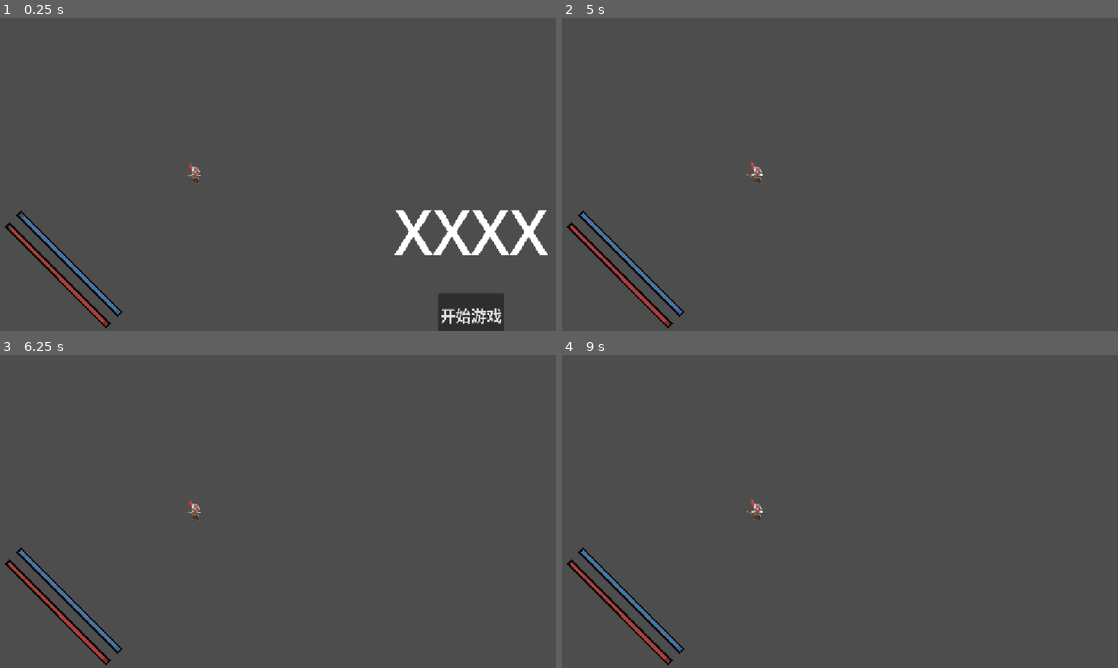
Above: before the commit, frames 1-4 (two rows, left to right).
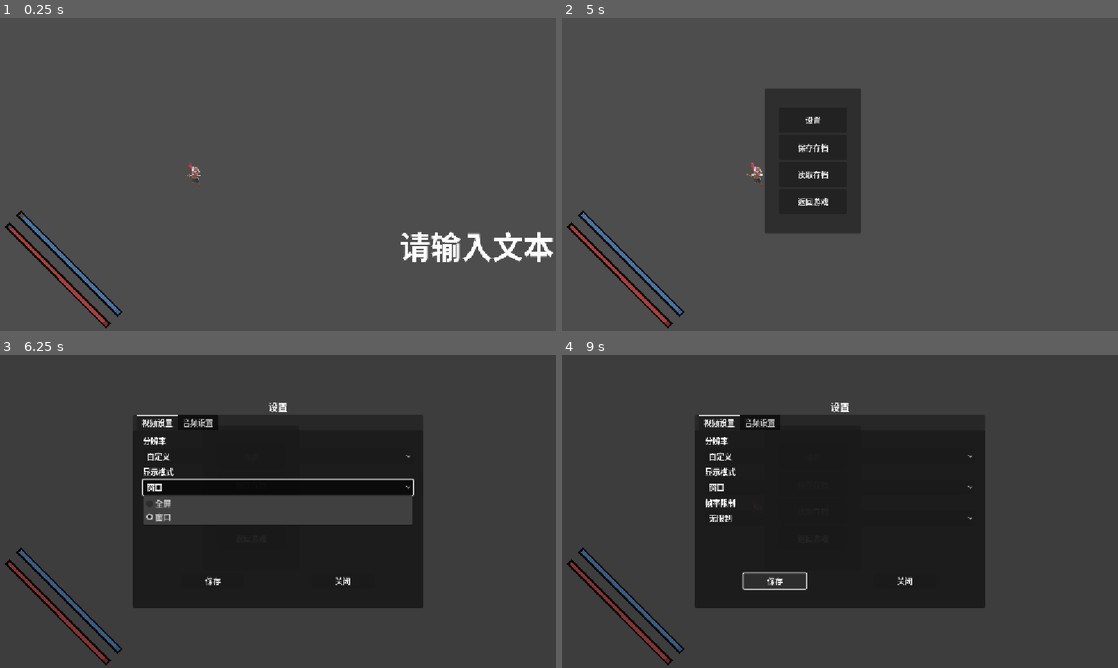
Above: after the commit, the same moments.

Repository: soufih/Dodot_Demo
Game: Godot game, scene res://UI/Loading_screen/loading_screen.tscn
The game is run twice, just before and just after one commit, with the same random seed, the same clock (stepped at 60 frames per second) and the same inputs. This scene is started directly instead of the project's main scene.
Inputs (mouse positions are in pixels of both pictures, inside the frame that each line leads up to):
- Up to frame 1 (0.25 s): no input
- Up to frame 2 (5 s): click (1034, 312) at 0.5 s, where only the run before the commit has a clickable "设置"; tap Enter at 1.25, 2.75, 4.25 s; move the mouse to (962, 158) at 1.27 s; hold D (MoveRight) 1.28-2 s; tap J (Attack) at 1.35 s; click (962, 158) at 1.42 s; tap W (Jump) at 1.52, 4.52 s; tap Space at 2, 3.5 s; drag from (728, 190) to (812, 237) at 2.02 s; move the mouse to (895, 105) at 2.77 s; hold A (MoveLeft) 2.78-3.5 s; hold Shift 2.78-3.5 s; drag from (812, 237) to (673, 127) at 3.52 s; move the mouse to (1006, 221) at 4.27 s; hold D (MoveRight) from 4.28 s (still down); tap Z at 4.35 s; tap Escape (ui_cancel) at 4.9 s
- Up to frame 3 (6.25 s): release D (MoveRight) at 5 s; click (250, 458) at 5 s, where only the run after the commit has a clickable "设置"; click (250, 483) at 5.75 s, where only the run after the commit has a clickable "保存存档"
- Up to frame 4 (9 s): click (812, 511) at 6.5 s, where only the run after the commit has a clickable "读取存档"; click (812, 539) at 7.25 s, where only the run after the commit has a clickable "返回游戏"; click (840, 455) at 8 s, where only the run after the commit has a clickable "自定义"; click (773, 580) at 8.75 s, where only the run after the commit has a clickable "保存"

The runs differ from the first frame. In frame 1, 3.5% of the frame differs, in the area x 70-100%, y 61-100%; in frame 2, 7.8%; in frame 3, 28%; in frame 4, 33%, in the area x 1-77%, y 15-99%.
Error before the commit: Attempt to call function 'get_line' in base 'null instance' on a null instance. (res://Script/System/LevelGenerator.gd:57)
Error after the commit: Attempt to call function 'get_line' in base 'null instance' on a null instance. (res://Script/System/LevelGenerator.gd:58)

Commit message:
场景加载

Diff:
--- a/Scene/Hero/Hero.tscn
+++ b/Scene/Hero/Hero.tscn
@@ -466,6 +466,7 @@
 
 [node name="ActiveZone" type="Area2D" parent="."]
 visible = false
+position = Vector2(176, -4)
 collision_layer = 0
 collision_mask = 2
 script = ExtResource("13_8l1ja")
--- a/Script/DataAccess/DataLoader.gd
+++ b/Script/DataAccess/DataLoader.gd
@@ -2,12 +2,15 @@
 
 var gravity = ProjectSettings.get_setting("physics/2d/default_gravity")
 var HERO
+
+
 
 func _ready() -> void:
 	ResourceManager.load_item_catalog()
 	WeaponManager.load_weapon()
 	EnemyManager.load_enemy()
 	LevelGenerator.prepare_generating()
+
 
 	HERO = preload("res://Scene/Hero/Hero.tscn").instantiate()
 
--- a/Script/System/LevelGenerator.gd
+++ b/Script/System/LevelGenerator.gd
@@ -4,13 +4,14 @@
 var ReferLevelTemplateLog:LevelTemplateLog
 
 var Startpoint:Vector2i
-
+var RoomLoadThreads:Thread = Thread.new()
 
 #房间数据初始化
 func prepare_generating():
 	randomize()
 	load_level_room_log()
 	load_level_template_log()
+	create_threads()
 
 #生成关卡
 func generate_level(level: int):
@@ -72,11 +73,17 @@
 
 		if Candidate.size() == 0:
 			break
-		#从候选房间中随机挑选一个
+		# #从候选房间中随机挑选一个
 		var result = load(Candidate[randi()%Candidate.size()]) as PackedScene #从候选房间中随机挑选一个
-
 		var Index:int = Target[3]
-		SelectedRooms.append([result, Index, Target[1]]) #保存房间信息和它的相当位置信息
+		var entrance:String = Target[1]
+
+		SelectedRooms.append([result, Index, Target[1]]) #保存房间信息和它的相对位置信息
+
+		# var result:String = Candidate[randi()%Candidate.size()]
+		# if !RoomLoadThreads.is_alive():
+		# 	RoomLoadThreads.start(load_rooms.bind(SelectedRooms, Index, entrance, result))
+		# RoomLoadThreads.wait_to_finish()
 
 	return SelectedRooms
 
@@ -192,3 +199,21 @@
 	var player:BaseCharacter = DataLoader.HERO
 	player.global_position = Startpoint
 	print("Done! Generate Player")
+
+##销毁关卡
+func destroy_level():
+	var Rooms = self.get_children()
+	for room in Rooms:
+		room.queue_free()
+	print("Done! Destroy Level")
+
+##创建线程
+func create_threads():
+	var processors:int = OS.get_processor_count()
+	# for i in range(processors-1):
+	# 	RoomLoadThreads.append(Thread.new())
+
+##线程化加载房间
+func load_rooms(rooms:Array, index:int, entrance:String, room:String):
+	var room_scene =  load(room) as PackedScene
+	rooms.append([room_scene, index, entrance])
--- /dev/null
+++ b/Script/System/SceneLoader.gd
@@ -0,0 +1,8 @@
+extends Node
+
+##加载下一个场景
+func load_next_scene(next_scene_path: String) -> void:
+    var next_scene: PackedScene = load(next_scene_path)
+    var original_scene: Node2D= get_tree().current_scene
+    get_tree().change_scene_to_packed(next_scene)
+    original_scene.queue_free()
--- a/Script/System/UIManager.gd
+++ b/Script/System/UIManager.gd
@@ -3,17 +3,25 @@
 var UIStack: Array[BaseUI] = []
 var tmp_slot:TmpSlot
 var UILayer: CanvasLayer
+var is_paused: bool = false
+
+var setting_panel_instance: BaseUI= null
+
 
 func _ready() -> void:
 	load_ui_layer_config()
+
+
 	load_ui("uid://dg5jscvs3feh3") #装备栏UI
 	load_ui("uid://1s1kttvb6l7w") #物品栏UI
-
+	load_ui("uid://cyy1mus77qou1")#暂停菜单UI
+	setting_panel_instance = load_ui("uid://di38xxftqwhae") ##加载设置面板
 
 ##加载UI层配置
 func load_ui_layer_config():
 	var TmpSlotLayer = CanvasLayer.new()
 	UILayer = CanvasLayer.new()
+
 
 	add_child(TmpSlotLayer)
 	add_child(UILayer)
@@ -41,7 +49,7 @@
 	if event.is_action_pressed("ui_cancel"):
 		ui_cancel()
 
-	if event.is_action_pressed("OpenBackpack"):
+	if event.is_action_pressed("OpenBackpack")&& !is_paused:
 		ui_open_backpack()
 
 ##UIStack新增元素时调用
@@ -69,14 +77,17 @@
 func ui_cancel():
 	if UIStack.size() > 0:
 		var top_ui: BaseUI = UIStack[UIStack.size() - 1]
-		if top_ui.has_method("ui_close"):
-			top_ui.hide()
+		top_ui.hide()
 	else: #栈为空时打开暂停菜单
 		open_pause_menu()
 
 ##打开暂停菜单
 func open_pause_menu():
-	print("Open Pause Menu")
+	var pause_menu = UILayer.get_node("menu_ui") as BaseUI
+	if pause_menu:
+		pause_menu.visible = !pause_menu.visible
+		is_paused = pause_menu.visible
+
 
 ##打开/关闭背包
 func ui_open_backpack():
--- a/Script/UI_Script/Mainmenu.gd
+++ b/Script/UI_Script/Mainmenu.gd
@@ -4,13 +4,12 @@
 @onready var setting_button = $ButtonContainer/setting
 @onready var quit_button = $ButtonContainer/quit
 
-
 func _ready() -> void:
 	begin()
 	start_button.pressed.connect(on_start_pressed)
 	setting_button.pressed.connect(on_setting_pressed)
 	quit_button.pressed.connect(on_quit_pressed)
-	pass
+
 
 func on_start_pressed():
 	SceneLoader.next_scene = "res://Scene/MainScene/MainScene.tscn"
@@ -18,7 +17,7 @@
 #跳转游戏界面
 
 func on_setting_pressed():
-	get_tree().change_scene_to_packed(preload("res://UI/MainScene_UI/setting_panel.tscn"))
+	UIManager.setting_panel_instance.show()
 
 func on_quit_pressed():
 	get_tree().quit()
--- a/Script/UI_Script/SceneLoader.gd
+++ /dev/null
@@ -1,8 +0,0 @@
-extends Node
-
-
-var loading_scene = preload("res://UI/Loading_screen/loading_screen.tscn")
-#运行加载界面
-
-var next_scene : String = "res://UI/MainScene_UI/Mainmenu.tscn"
-#属性：下一个界面，默认为主界面
--- a/Script/UI_Script/loading_screen.gd
+++ b/Script/UI_Script/loading_screen.gd
@@ -2,16 +2,16 @@
 
 func _ready() -> void:
 	begin()
-	ResourceLoader.load_threaded_request(SceneLoader.next_scene)
+	#ResourceLoader.load_threaded_request()
 #加载资源
 
 func _process(_delta: float) -> void:
 	var progress = []
-	ResourceLoader.load_threaded_get_status(SceneLoader.next_scene,progress)
+	#ResourceLoader.load_threaded_get_status()
 	$ProgressBar.value = progress[0] * 100
 	$progress_number_Lb.text = str(progress[0] * 100)+"%"
 
-	if progress[0] == 1:
-		var packed_scene = ResourceLoader.load_threaded_get(SceneLoader.next_scene)
-		get_tree().change_scene_to_packed(packed_scene)
+	#if progress[0] == 1:
+		#var packed_scene = ResourceLoader.load_threaded_get()
+		#get_tree().change_scene_to_packed(packed_scene)
 #	加载完成后跳转下一个界面
--- a/Script/UI_Script/menu_ui.gd
+++ b/Script/UI_Script/menu_ui.gd
@@ -1,32 +1,26 @@
-extends Control
+extends BaseUI
 
-var setting_panel_instance: Control = null
-const setting_panel : String = "res://UI/MainScene_UI/setting_panel.tscn"
+var save_panel_instance: BaseUI = null
+var load_panel_instance: BaseUI = null
 
 
+
+func _ready() -> void:
+	begin()
+	# 加载设置场景并实例化
+
+## 设置
 func _on_setting_pressed() -> void:
-	# 防止重复加载（避免多次点击创建多个设置界面）
-	if setting_panel_instance != null:
-		return
+	UIManager.setting_panel_instance.show()
 
-	# 加载设置场景并实例化
-	var setting_scene: PackedScene = preload(setting_panel)
-	setting_panel_instance = setting_scene.instantiate()
+## 保存
+func _on_save_pressed() -> void:
+	save_panel_instance.show()
 
-	# 将设置界面添加到主UI的根节点（或场景树根节点）
-	add_child(setting_panel_instance)
+## 加载
+func _on_load_pressed() -> void:
+	load_panel_instance.show()
 
-	# 隐藏设置按钮
-	$PanelContainer.visible = false
-
-
-func _on_save_pressed() -> void:
-	pass # Replace with function body.
-
-
-func _on_load_pressed() -> void:
-	pass # Replace with function body.
-
-
+## 返回
 func _on_back_pressed() -> void:
-	pass # Replace with function body.
+	hide()
--- a/Script/UI_Script/setting_panel.gd
+++ b/Script/UI_Script/setting_panel.gd
@@ -4,13 +4,48 @@
 @onready var DisplayMode:int
 @onready var Fps:int
 @onready var volume_slider = $"Background/Panel/Tabs/音频设置/MarginContainer/Sound/Main_music_HS"
+@onready var Resolution_OptionButton :	OptionButton = $"Background/Panel/Tabs/视频设置/MarginContainer/Video/Resolution_OptionButton"
+@onready var DisplayMode_OptionButton :	OptionButton = $"Background/Panel/Tabs/视频设置/MarginContainer/Video/DisplayMode_OptionButton"
+@onready var Fps_OptionButton :			OptionButton = $"Background/Panel/Tabs/视频设置/MarginContainer/Video/Fps_OptionButton"
 
 func _ready() -> void:
 	begin()
 
 
-func _process(_delta: float) -> void:
-	pass
+##显示设置面板时获取当前设置值
+func _on_visibility_changed():
+	super._on_visibility_changed()
+	if visible:
+		#获取当前设置值
+		var window_size:Vector2i = DisplayServer.window_get_size()
+		match window_size:
+			Vector2i(2560,1440):
+				Resolution_OptionButton.selected = 0
+			Vector2i(1920,1080):
+				Resolution_OptionButton.selected = 1
+			Vector2i(1280,720):
+				Resolution_OptionButton.selected = 2
+			_:
+				Resolution_OptionButton.selected = 3#默认自定义
+		Resolution = Resolution_OptionButton.selected
+
+		var window_mode = DisplayServer.window_get_mode()
+		match window_mode:
+			DisplayServer.WINDOW_MODE_FULLSCREEN:
+				DisplayMode_OptionButton.selected = 0
+			DisplayServer.WINDOW_MODE_WINDOWED:
+				DisplayMode_OptionButton.selected = 1
+		DisplayMode = DisplayMode_OptionButton.selected
+
+		var max_fps = Engine.max_fps
+		match max_fps:
+			60:
+				Fps_OptionButton.selected = 0
+			120:
+				Fps_OptionButton.selected = 1
+			0:
+				Fps_OptionButton.selected = 2
+		Fps = Fps_OptionButton.selected
 
 
 func _on_resolution_option_button_item_selected(index: int) -> void:
@@ -25,11 +60,13 @@
 	Fps = index
 #获取帧率设置值
 
+##保存设置
 func _on_save_button_pressed() -> void:
 	match Resolution:
 		0:DisplayServer.window_set_size(Vector2(2560,1440))
 		1:DisplayServer.window_set_size(Vector2(1920,1080))
 		2:DisplayServer.window_set_size(Vector2(1280,720))
+		3:pass#自定义分辨率不更改
 	#更新分辨率
 
 	match DisplayMode:
@@ -47,8 +84,9 @@
 	volume_slider.value_changed.connect(_on_volume_changed)
 	#更新音量
 
+##返回
 func _on_back_button_pressed() -> void:
-	get_tree().change_scene_to_packed(preload("res://UI/MainScene_UI/Mainmenu.tscn"))
+	hide()
 
 
 func _on_volume_changed(value: float):
--- a/UI/Loading_screen/loading_screen.tscn
+++ b/UI/Loading_screen/loading_screen.tscn
@@ -16,10 +16,10 @@
 anchors_preset = -1
 anchor_right = 1.0
 anchor_bottom = 1.0
-offset_left = 365.0
-offset_top = 120.0
-offset_right = -390.0
-offset_bottom = -422.0
+offset_left = 390.0
+offset_top = 124.0
+offset_right = -365.0
+offset_bottom = -418.0
 grow_horizontal = 2
 theme_override_font_sizes/font_size = 64
 text = "请输入文本"
@@ -31,10 +31,10 @@
 anchors_preset = -1
 anchor_right = 1.0
 anchor_bottom = 1.0
-offset_left = 492.0
-offset_top = 314.0
-offset_right = -508.0
-offset_bottom = -311.0
+offset_left = 500.0
+offset_top = 584.0
+offset_right = -500.0
+offset_bottom = -41.0
 grow_horizontal = 2
 grow_vertical = 2
 text = "100%"
@@ -46,9 +46,9 @@
 anchors_preset = 15
 anchor_right = 1.0
 anchor_bottom = 1.0
-offset_left = 340.0
-offset_top = 351.0
-offset_right = -359.0
-offset_bottom = -220.0
+offset_left = 17.0
+offset_top = 610.0
+offset_right = -15.0
+offset_bottom = -11.0
 grow_horizontal = 2
 grow_vertical = 2
--- a/UI/MainScene_UI/setting_panel.tscn
+++ b/UI/MainScene_UI/setting_panel.tscn
@@ -74,13 +74,15 @@
 
 [node name="Resolution_OptionButton" type="OptionButton" parent="Background/Panel/Tabs/视频设置/MarginContainer/Video"]
 layout_mode = 2
-item_count = 3
+item_count = 4
 popup/item_0/text = "2k"
 popup/item_0/id = 0
 popup/item_1/text = "1080p"
 popup/item_1/id = 1
 popup/item_2/text = "720p"
 popup/item_2/id = 2
+popup/item_3/text = "自定义"
+popup/item_3/id = 3
 
 [node name="DisplayMode" type="Label" parent="Background/Panel/Tabs/视频设置/MarginContainer/Video"]
 layout_mode = 2
@@ -93,7 +95,7 @@
 popup/item_0/text = "全屏"
 popup/item_0/id = 0
 popup/item_1/text = "窗口"
-popup/item_1/id = 2
+popup/item_1/id = 1
 
 [node name="Fps" type="Label" parent="Background/Panel/Tabs/视频设置/MarginContainer/Video"]
 layout_mode = 2
--- a/UI/Menu_ui/menu_ui.tscn
+++ b/UI/Menu_ui/menu_ui.tscn
@@ -2,7 +2,7 @@
 
 [ext_resource type="Script" uid="uid://1hivnbrfupgu" path="res://Script/UI_Script/menu_ui.gd" id="1_bmej7"]
 
-[node name="Menu_ui" type="Control"]
+[node name="menu_ui" type="Control"]
 layout_mode = 3
 anchors_preset = 15
 anchor_right = 1.0
@@ -13,8 +13,10 @@
 
 [node name="PanelContainer" type="PanelContainer" parent="."]
 layout_mode = 0
-offset_right = 200.0
-offset_bottom = 300.0
+offset_left = 420.0
+offset_top = 146.0
+offset_right = 620.0
+offset_bottom = 446.0
 
 [node name="MarginContainer" type="MarginContainer" parent="PanelContainer"]
 layout_mode = 2
--- a/project.godot
+++ b/project.godot
@@ -39,7 +39,6 @@
 LevelGenerator="*res://Script/System/LevelGenerator.gd"
 VolumeManager="*res://Script/UI_Script/VolumeManager.gd"
 DamageSystem="*res://Script/System/DamageSystem.gd"
-SceneLoader="*res://Script/UI_Script/SceneLoader.gd"
 ENUM="*res://Script/System/Enum.gd"
 StatusEffectManager="*res://Script/System/StatusEffectManager.gd"
 DroppedItemSystem="*res://Script/System/DroppedItemSystem.gd"
@@ -47,6 +46,7 @@
 WarehouseSystem="*res://Script/System/WarehouseSystem.gd"
 CompoundSystem="*res://Script/System/CompoundSystem.gd"
 SignalBus="*res://Script/System/SignalBus.gd"
+SceneLoader="*res://Script/System/SceneLoader.gd"
 
 [debug]
 
Not shown, added: Script/System/SceneLoader.gd.uid
Not shown, removed: Script/UI_Script/SceneLoader.gd.uid
Not shown, added: UI/Loading_screen/loading_screen.tscn2339901509.tmp
Not shown, added: UI/Loading_screen/loading_screen.tscn2358532289.tmp
